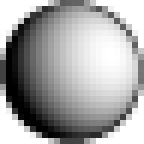
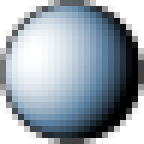
Layers edited between the first and the second w=144, h=144 image:
added layer "Shader coloured" above "Shader" over [0, 0, 144, 138]
hid "Shader", painted on it over [0, 0, 144, 138]
